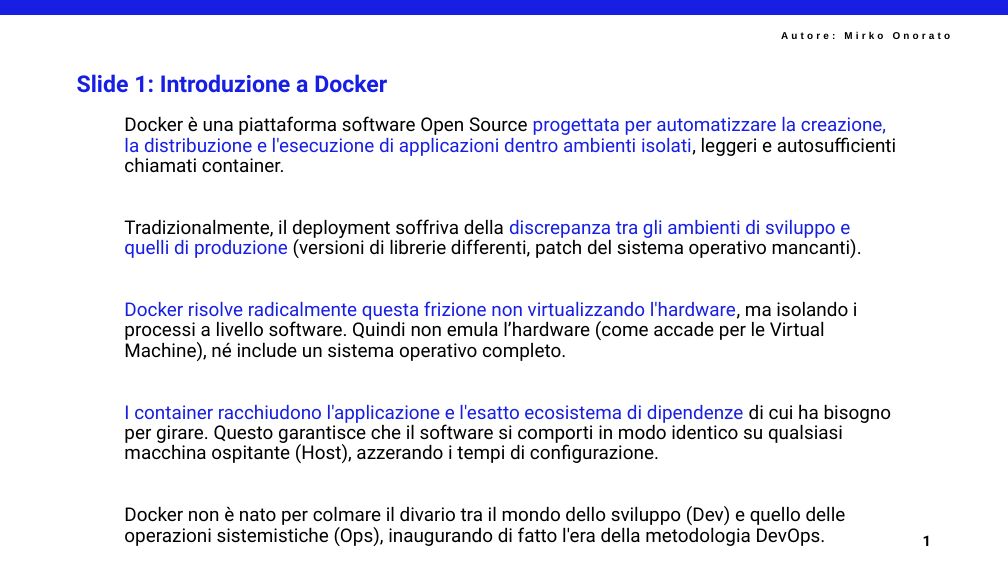
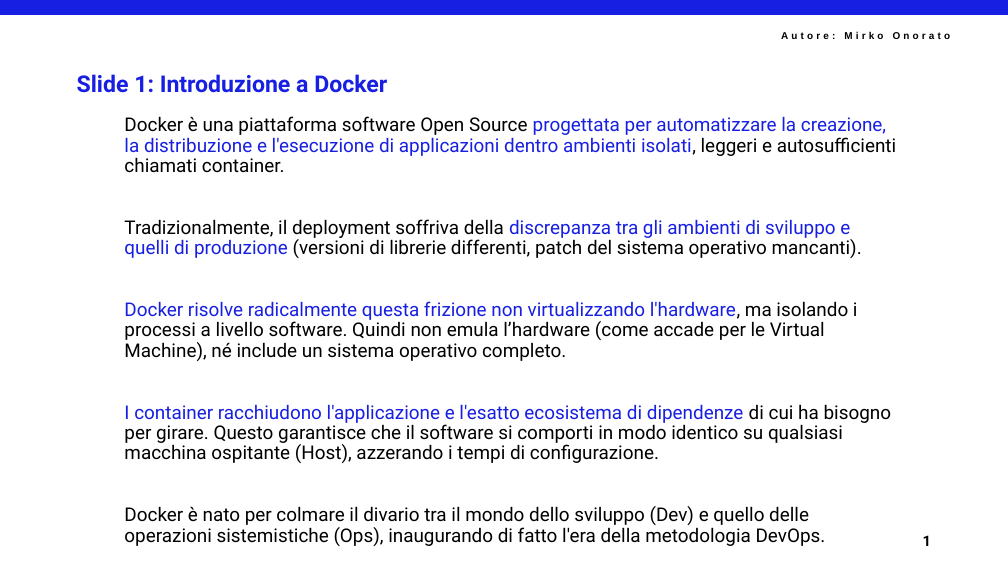
Before and after one commit to mirkoSkF/Docker-Slides, a slide deck: slide 3 of 1 - Introduzione a Docker.pptx. Drawn at 1008x567 pixels with LibreOffice and Linux fonts; fonts in the diff are those of the drawing; background and template pictures are left out. Boxes give left, top, right and bottom in pixels: in the first picture for what was removed or moved away, otherwise in the second. Text is boxed around its words. In the diff, an @@ line names an element or a change of style, - is before the commit and + after.

```diff
--- a/1 - Introduzione a Docker.pptx
+++ b/1 - Introduzione a Docker.pptx
@@ text at [124, 506, 826, 546]: text changed @@
-Docker non è nato per colmare il divario tra il mondo dello sviluppo (Dev) e quello delle operazioni sistemistiche (Ops), inaugurando di fatto l'era della metodologia DevOps.
+Docker è nato per colmare il divario tra il mondo dello sviluppo (Dev) e quello delle operazioni sistemistiche (Ops), inaugurando di fatto l'era della metodologia DevOps.
```
